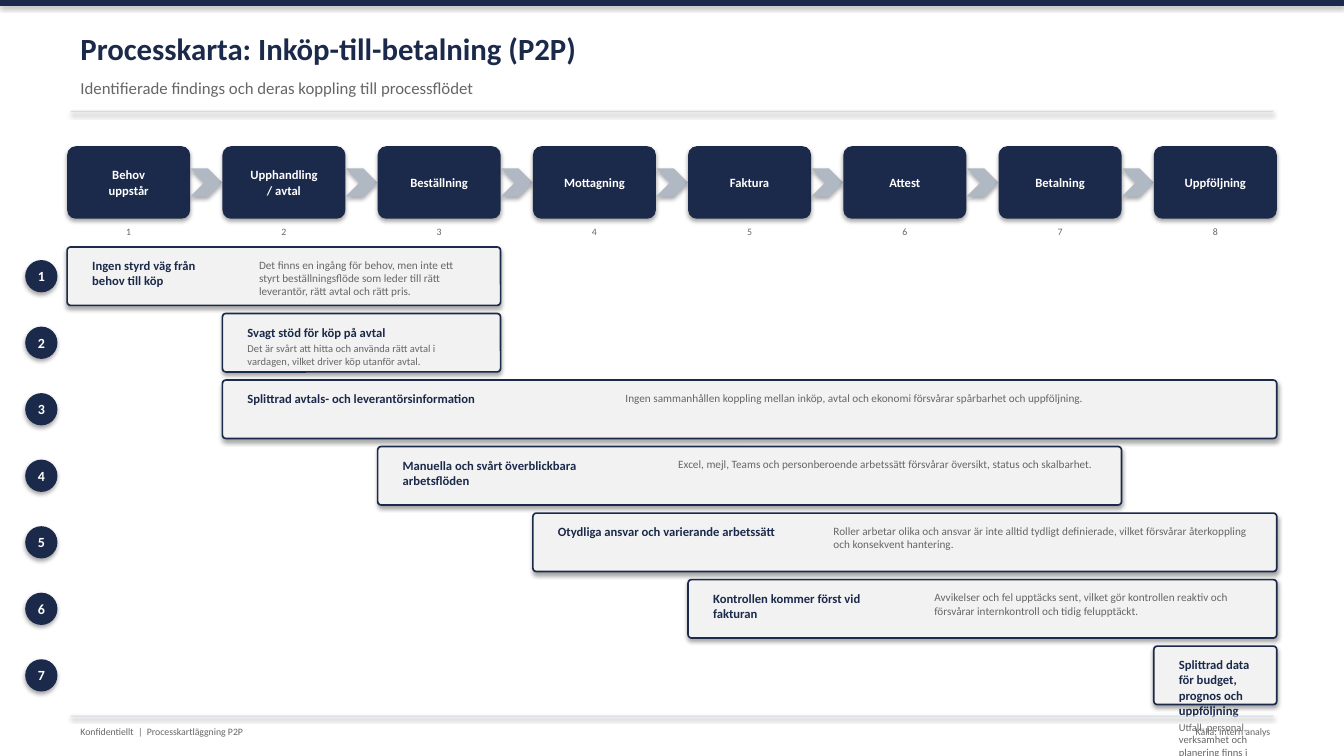
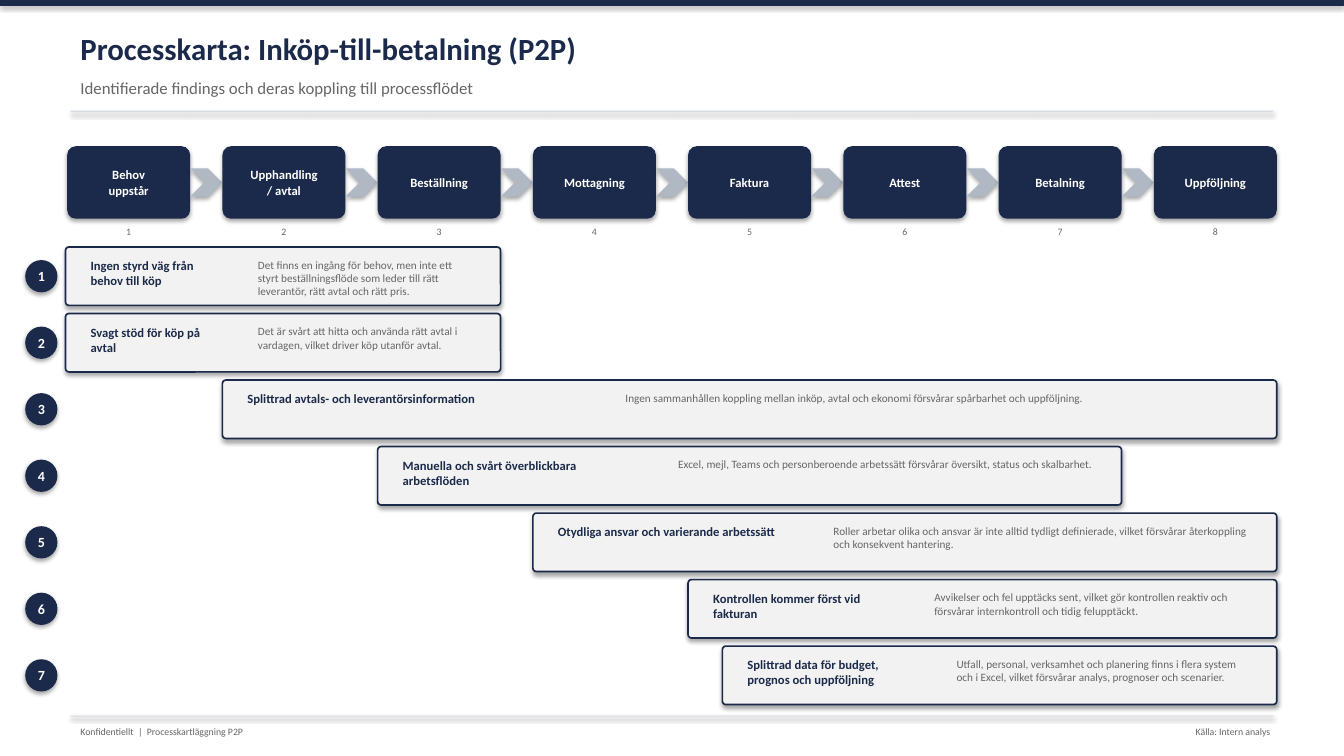
Before and after one commit to alimustapha/coachcraft-app, a slide deck: slide 1 of P2P_Processkarta_Findings.pptx. Drawn at 1344x756 pixels with LibreOffice and Linux fonts; fonts in the diff are those of the drawing. Boxes give left, top, right and bottom in pixels: in the first picture for what was removed or moved away, otherwise in the second. Text is boxed around its words. In the diff, an @@ line names an element or a change of style, - is before the commit and + after.

```diff
--- a/P2P_Processkarta_Findings.pptx
+++ b/P2P_Processkarta_Findings.pptx
@@ rounded rectangle: place and size @@
-rounded rectangle at <box>223,314,501,372</box>
+rounded rectangle at <box>66,314,501,372</box>
@@ text added at <box>91,328,200,352</box>, 9 pt, text #1B2A4A, bold @@
+Svagt stöd för köp på avtal
@@ text at <box>247,328,386,339</box>: paragraph removed @@
-Svagt stöd för köp på avtal
@@ text "Det är svårt att hitta ...": place and size @@
-text "Det är svårt att hitta ..." at <box>247,328,435,367</box>
+text "Det är svårt att hitta ..." at <box>258,327,458,351</box>
@@ text "Det är svårt att hitta ..." at <box>258,327,458,351</box>: size 7.5 to 8 pt @@
@@ rounded rectangle added at <box>723,646,1277,705</box>, fill #F2F2F2, outline #1B2A4A 1.2 pt @@
@@ text "Utfall, personal, verksamhet och planering ..." at <box>957,660,1236,683</box>: size 7.5 to 8 pt @@
@@ text "Utfall, personal, verksamhet och planering ...": place and size @@
-text "Utfall, personal, verksamhet och planering ..." at <box>1179,660,1249,743</box>
+text "Utfall, personal, verksamhet och planering ..." at <box>957,660,1236,683</box>
@@ rounded rectangle removed at <box>1154,646,1277,705</box> @@
@@ text added at <box>747,660,879,686</box>, 9 pt, text #1B2A4A, bold @@
+Splittrad data för budget, prognos och uppföljning
@@ text at <box>1179,660,1249,718</box>: paragraph removed @@
-Splittrad data för budget, prognos och uppföljning
```
Also in this commit, not shown: 1 other file.
